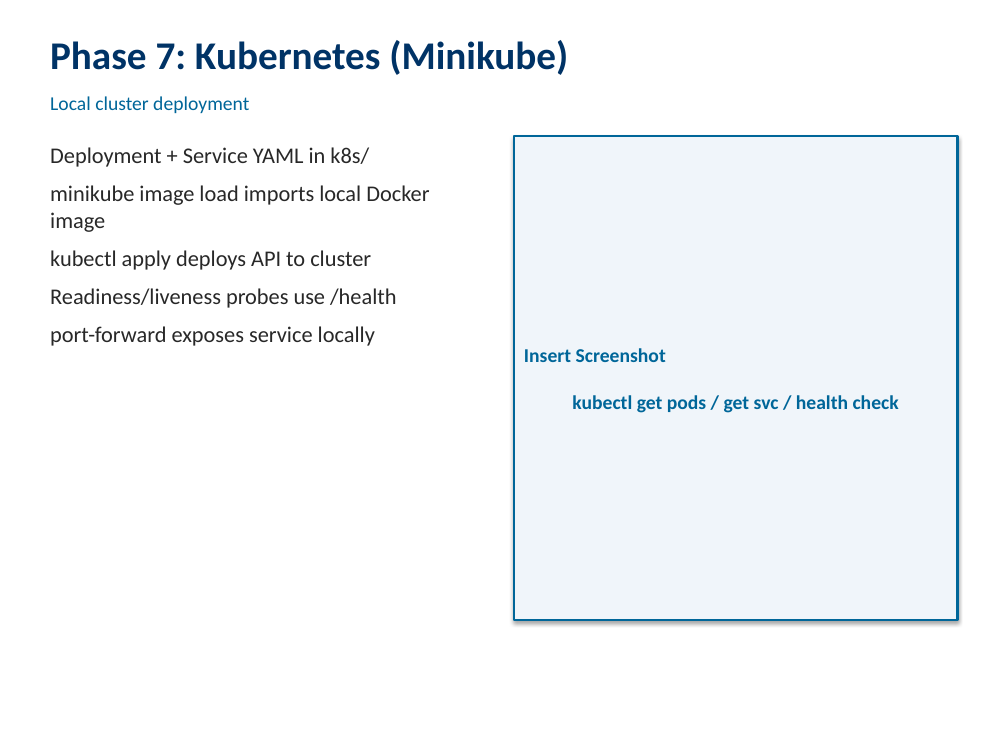
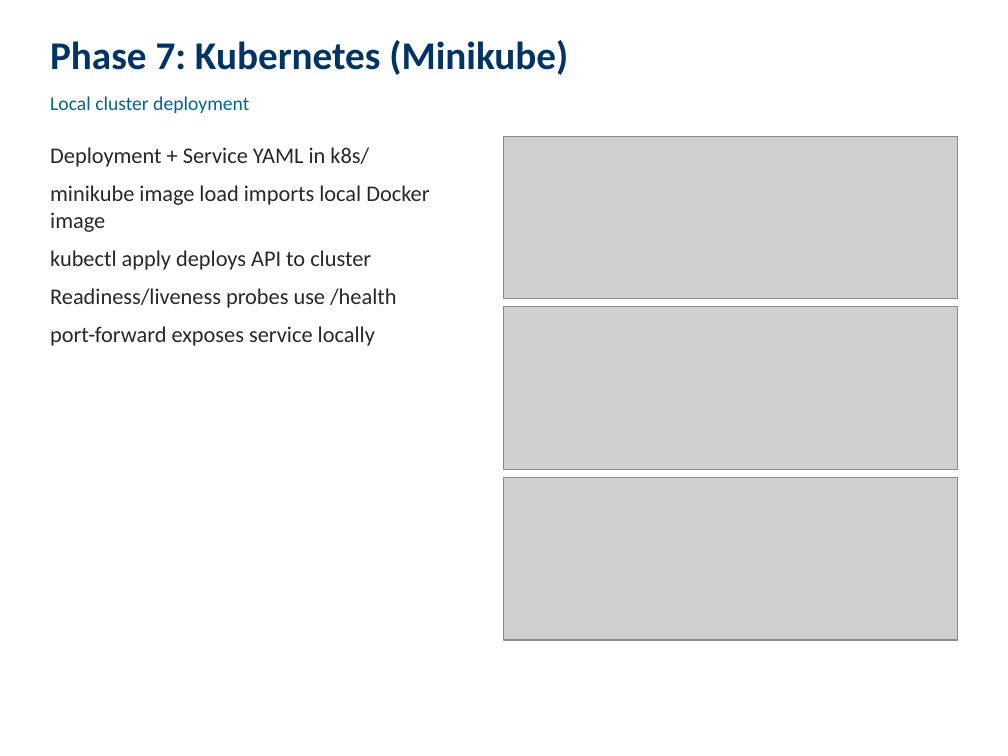
Before and after one commit to srimannarayanbharadwaj/MLOps-Assignment, a slide deck: slide 11 of report/VIDEO_PRESENTATION.pptx. Drawn at 1008x756 pixels with LibreOffice and Linux fonts; fonts in the diff are those of the drawing; grey boxes stand for pictures. Boxes give left, top, right and bottom in pixels: in the first picture for what was removed or moved away, otherwise in the second. Text is boxed around its words. In the diff, an @@ line names an element or a change of style, - is before the commit and + after.

```diff
--- a/report/VIDEO_PRESENTATION.pptx
+++ b/report/VIDEO_PRESENTATION.pptx
@@ picture added at (504, 136, 958, 298) @@
@@ rectangle removed at (514, 136, 958, 620) @@
-Insert Screenshot
-kubectl get pods / get svc / health check
@@ picture added at (504, 306, 958, 469) @@
@@ picture added at (504, 478, 958, 640) @@
```
Also in this commit, not shown: 10 other slides changed, 2 other files.
